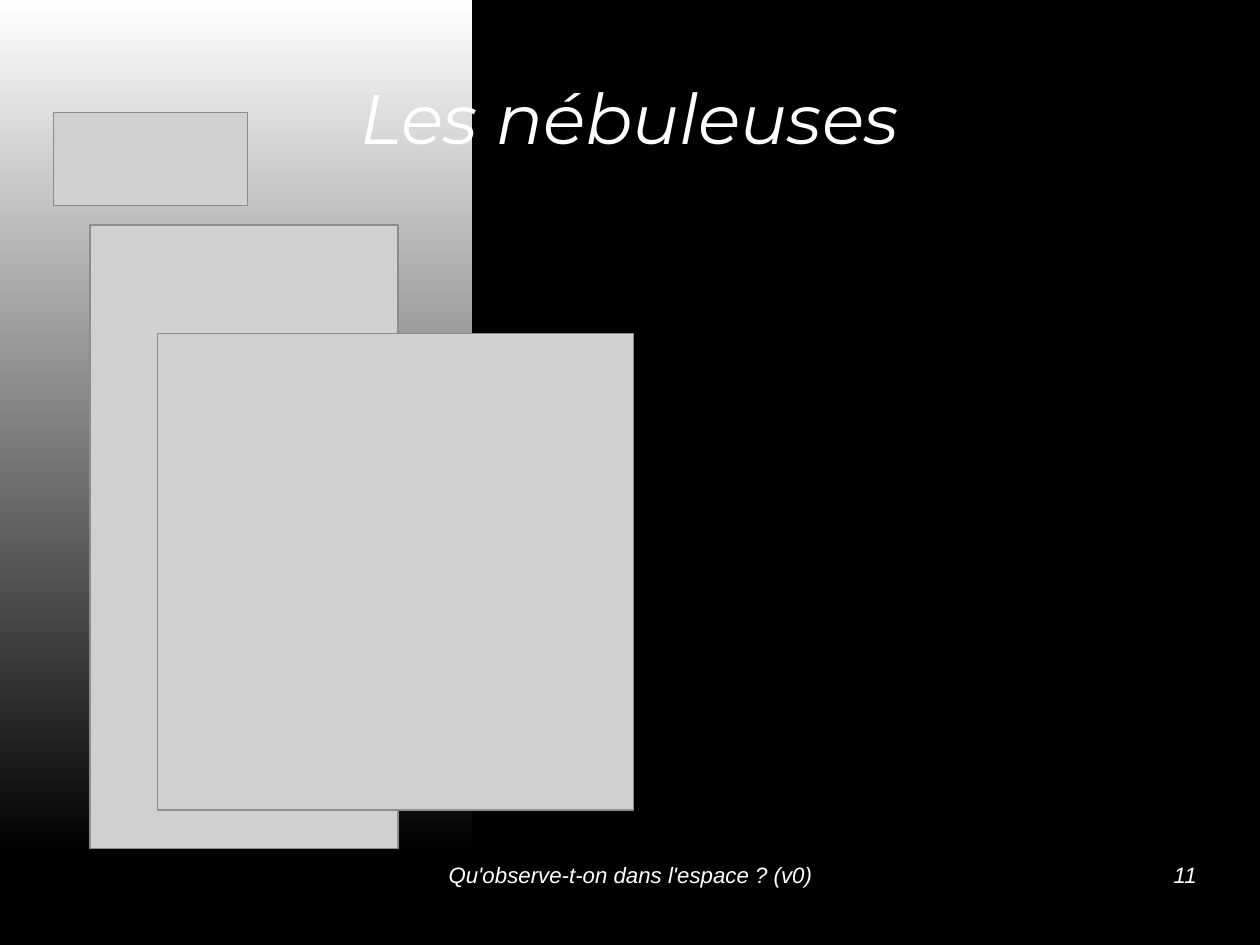
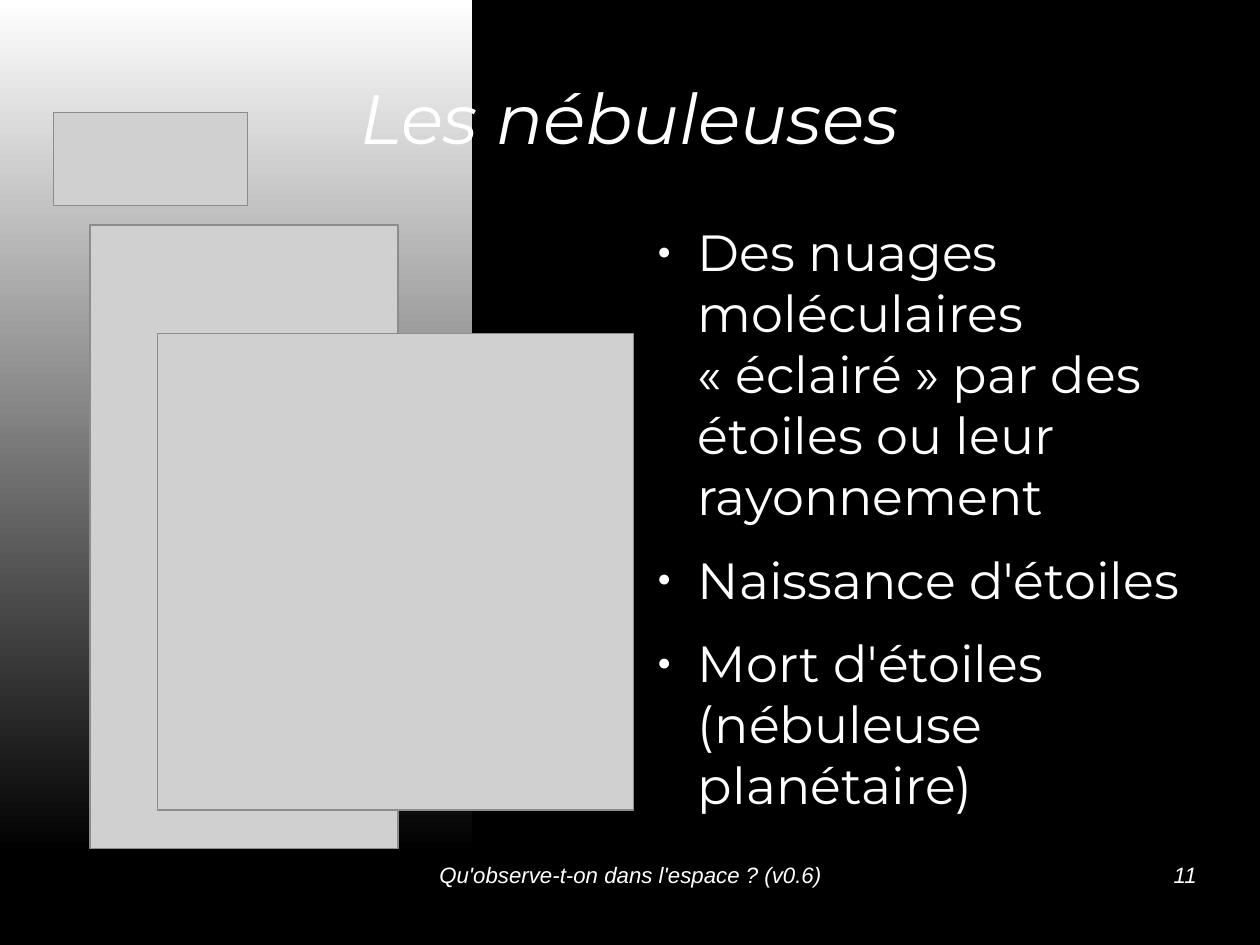
Before and after one commit to jcarnu/qf-astro, a slide deck: slide 11 of Ressources/Presentations/Qu_observe-t-on_dans_l_espace.odp. Drawn at 1260x945 pixels with LibreOffice and Linux fonts; fonts in the diff are those of the drawing; grey boxes stand for pictures; background and template pictures are left out. Boxes give left, top, right and bottom in pixels: in the first picture for what was removed or moved away, otherwise in the second. Text is boxed around its words. In the diff, an @@ line names an element or a change of style, - is before the commit and + after.

Commit message:
Ajout des galaxies, amas, étoiles (texte uniquement) amas et crédits

```diff
--- a/Ressources/Presentations/Qu_observe-t-on_dans_l_espace.odp
+++ b/Ressources/Presentations/Qu_observe-t-on_dans_l_espace.odp
@@ text added at [698, 235, 1179, 814], 32 pt, text #FFFFFF @@
+● Des nuages moléculaires « éclairé » par des étoiles ou leur rayonnement
+● Naissance d'étoiles
+● Mort d'étoiles (nébuleuse planétaire)
@@ text at [439, 867, 821, 888]: text changed @@
-Qu'observe-t-on dans l'espace ? (v0)
+Qu'observe-t-on dans l'espace ? (v0.6)
```
Also in this commit, not shown: 13 other slides changed, 1 slide added.
